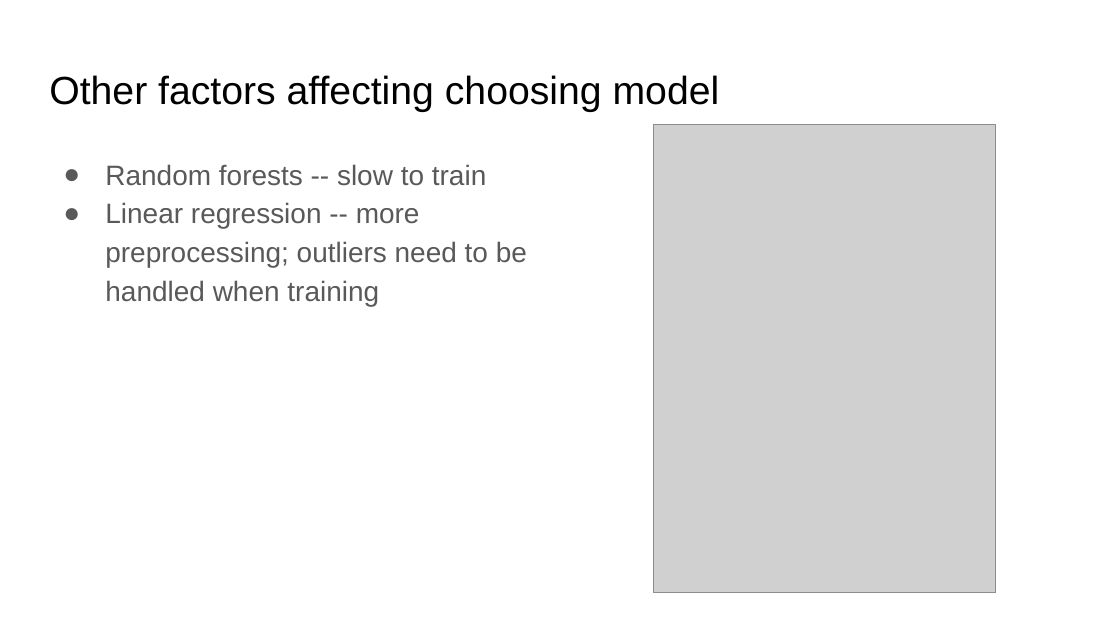
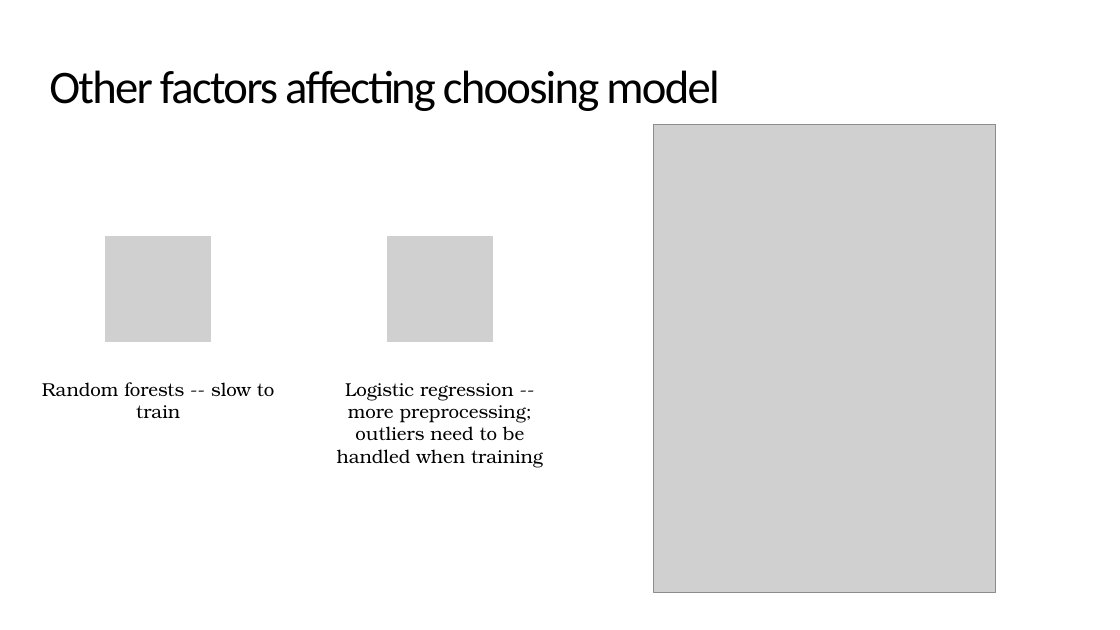
Before and after one commit to mathisme/ThinkfulSLCap, a slide deck: slide 15 of Capstone2.pptx. Drawn at 1120x630 pixels with LibreOffice and Linux fonts; fonts in the diff are those of the drawing; grey boxes stand for pictures. Boxes give left, top, right and bottom in pixels: in the first picture for what was removed or moved away, otherwise in the second. Text is boxed around its words. In the diff, an @@ line names an element or a change of style, - is before the commit and + after.

```diff
--- a/Capstone2.pptx
+++ b/Capstone2.pptx
@@ title "Other factors affecting choosing model" at bbox=[49, 70, 719, 111]: size 25.2 to 30 pt, font Arial to Calibri, letter spacing 0 to -1.1 pt; line spacing 1 to 0.85 @@
@@ text removed at bbox=[105, 164, 527, 306] @@
-● Random forests -- slow to train
-● Linear regression -- more preprocessing; outliers need to be handled when training
@@ group added at bbox=[42, 235, 543, 468]: 2 pictures, 2 texts @@
+Random forests -- slow to train
+Logistic regression -- more preprocessing; outliers need to be handled when training
```
Also in this commit, not shown: 18 other slides changed.
